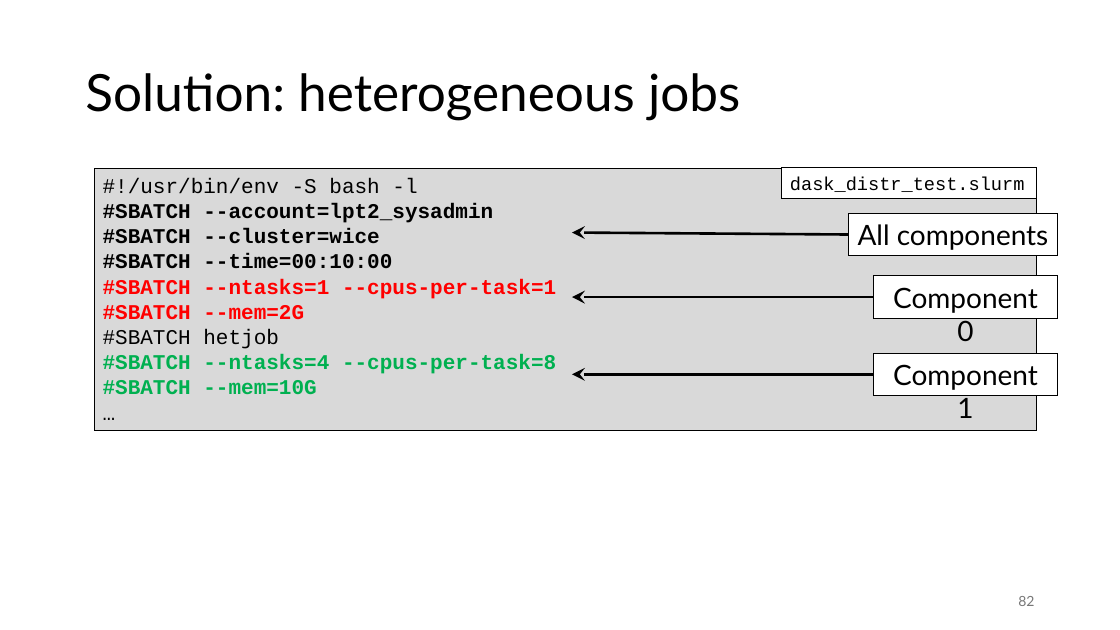
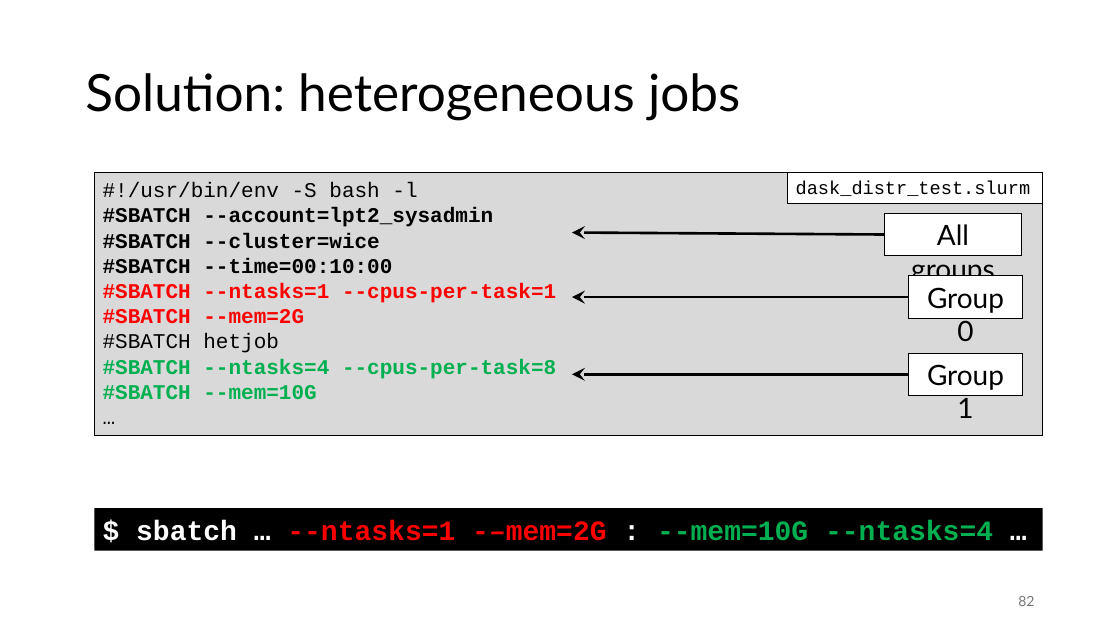
Before and after one commit to gjbex/Workflows-for-HPC, a slide deck: slide 82 of workflow_for_HPC.pptx. Drawn at 1120x630 pixels with LibreOffice and Linux fonts; fonts in the diff are those of the drawing. Boxes give left, top, right and bottom in pixels: in the first picture for what was removed or moved away, otherwise in the second. Text is boxed around its words. In the diff, an @@ line names an element or a change of style, - is before the commit and + after.

Commit message:
Change terminology for heterogeneous jobs

```diff
--- a/workflow_for_HPC.pptx
+++ b/workflow_for_HPC.pptx
@@ rectangle "#!/usr/bin/env -S bash -l": place and size @@
-rectangle "#!/usr/bin/env -S bash -l" at bbox=[94, 168, 1037, 431]
+rectangle "#!/usr/bin/env -S bash -l" at bbox=[94, 172, 1043, 435]
@@ rectangle "dask_distr_test.slurm": place and size @@
-rectangle "dask_distr_test.slurm" at bbox=[782, 167, 1038, 198]
+rectangle "dask_distr_test.slurm" at bbox=[787, 172, 1043, 203]
@@ arrow moved from (849, 234) - (572, 233) to (885, 234) - (572, 233) @@
@@ rectangle "All groups": place and size @@
-rectangle "All groups" at bbox=[849, 213, 1058, 255]
+rectangle "All groups" at bbox=[885, 213, 1023, 255]
@@ text in rectangle at bbox=[911, 224, 994, 276]: text changed @@
-All components
+All groups
@@ arrow moved from (874, 297) - (572, 297) to (908, 297) - (572, 297) @@
@@ rectangle "Group 0": place and size @@
-rectangle "Group 0" at bbox=[874, 276, 1058, 318]
+rectangle "Group 0" at bbox=[908, 276, 1023, 318]
@@ text in rectangle at bbox=[927, 287, 1004, 341]: text changed @@
-Component 0
+Group 0
@@ rectangle "Group 1": place and size @@
-rectangle "Group 1" at bbox=[874, 353, 1058, 395]
+rectangle "Group 1" at bbox=[908, 353, 1023, 395]
@@ arrow moved from (874, 375) - (572, 375) to (908, 375) - (572, 375) @@
@@ text in rectangle at bbox=[927, 364, 1004, 418]: text changed @@
-Component 1
+Group 1
@@ rectangle added at bbox=[94, 508, 1043, 550], fill #000000, 24 pt, text #00B050, bold @@
+$ sbatch … --ntasks=1 -–mem=2G : --mem=10G --ntasks=4 …
```
Also in this commit, not shown: 1 other slide changed.
